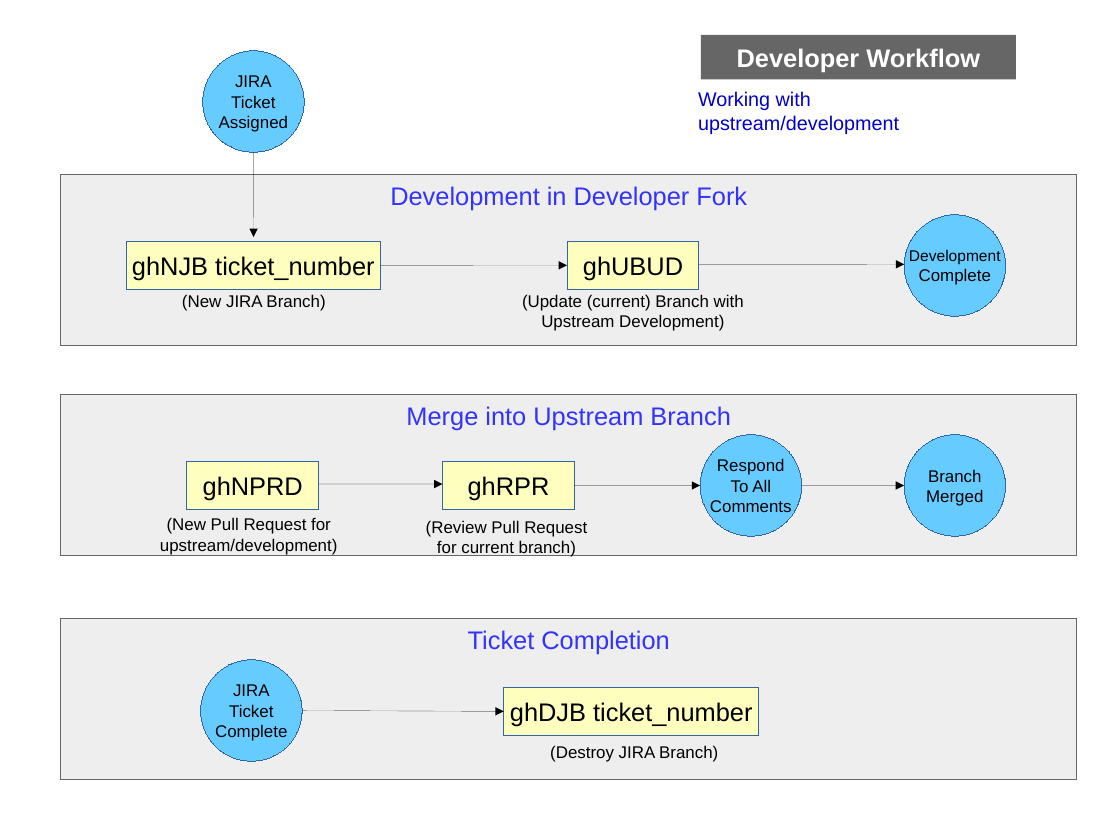
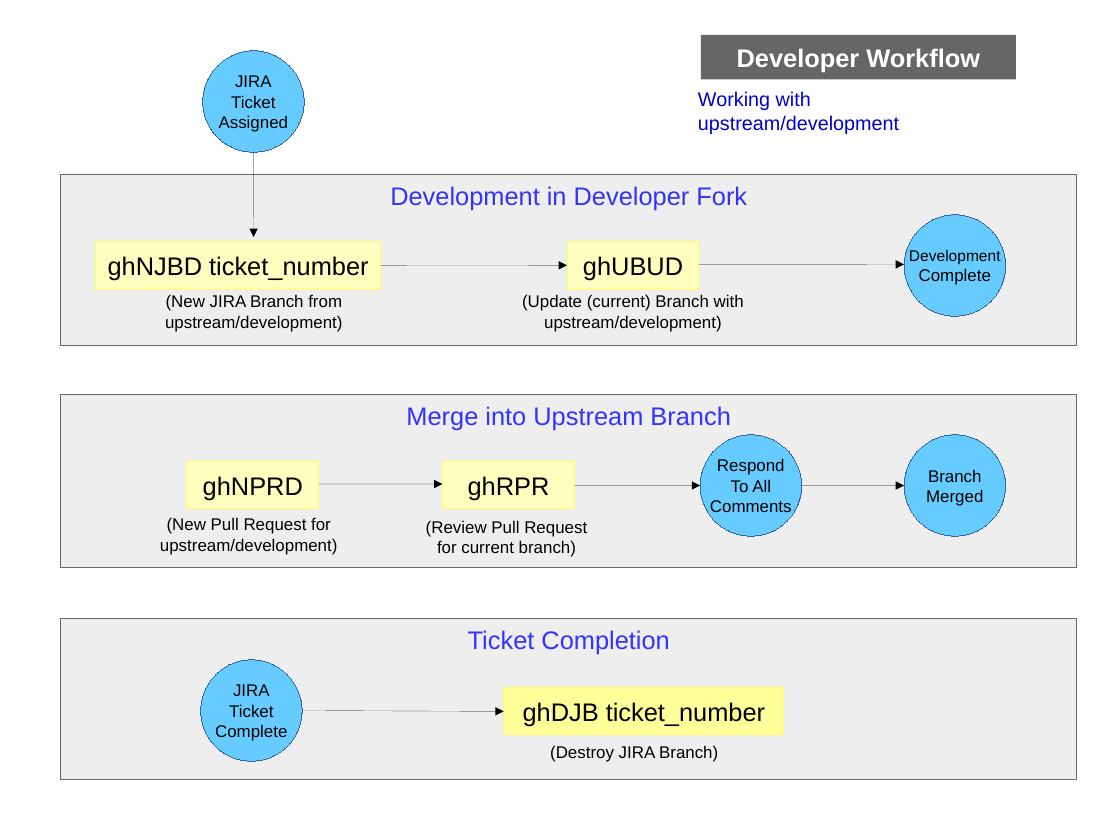
Before and after one commit to SiliconValleyOffice/GitHelp, a slide deck: slide 1 of Documents/GitHubWorkflows.pptx. Drawn at 1120x840 pixels with LibreOffice and Linux fonts; fonts in the diff are those of the drawing. Boxes give left, top, right and bottom in pixels: in the first picture for what was removed or moved away, otherwise in the second. Text is boxed around its words. In the diff, an @@ line names an element or a change of style, - is before the commit and + after.

```diff
--- a/Documents/GitHubWorkflows.pptx
+++ b/Documents/GitHubWorkflows.pptx
@@ outline #3465A4 0.75 pt to #FFFF66 0.75 pt in 4 elements at (567, 242, 699, 289), (187, 462, 319, 509), (443, 462, 575, 509), (96, 242, 380, 289) @@
@@ rectangle "ghNJBD ticket_number": place and size @@
-rectangle "ghNJBD ticket_number" at (127, 242, 381, 289)
+rectangle "ghNJBD ticket_number" at (96, 242, 380, 289)
@@ text in rectangle at (108, 256, 368, 281): text changed @@
-ghNJB ticket_number
+ghNJBD ticket_number
@@ text at (165, 294, 343, 332): text changed @@
-(New JIRA Branch)
+(New JIRA Branch from upstream/development)
@@ text at (522, 294, 744, 332): text changed @@
-(Update (current) Branch with Upstream Development)
+(Update (current) Branch with upstream/development)
@@ rectangle "Merge into Upstream Branch": place and size @@
-rectangle "Merge into Upstream Branch" at (61, 395, 1077, 556)
+rectangle "Merge into Upstream Branch" at (61, 395, 1077, 568)
@@ freeform shape at (319, 484, 443, 484): outline redrawn @@
@@ rectangle "ghDJB ticket_number": place and size @@
-rectangle "ghDJB ticket_number" at (504, 688, 759, 735)
+rectangle "ghDJB ticket_number" at (504, 688, 785, 735)
@@ rectangle "ghDJB ticket_number" at (504, 688, 785, 735): fill #FEFEBF to #FFFF99; outline #3465A4 0.75 pt to #FFFF66 0.75 pt @@
```
Also in this commit, not shown: 1 slide added, 7 other files.
